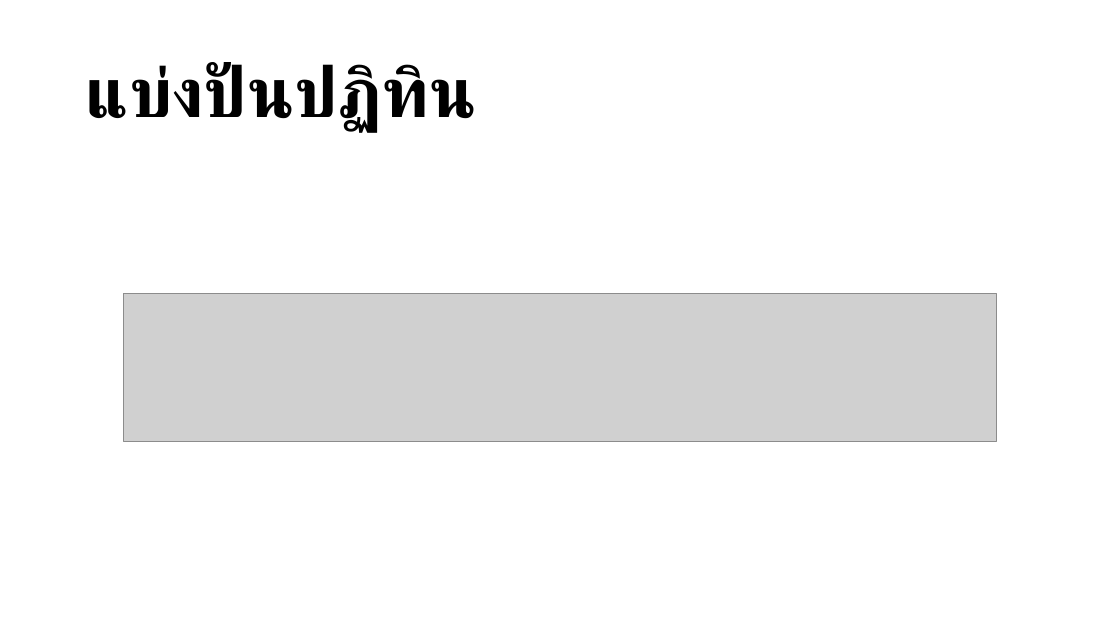
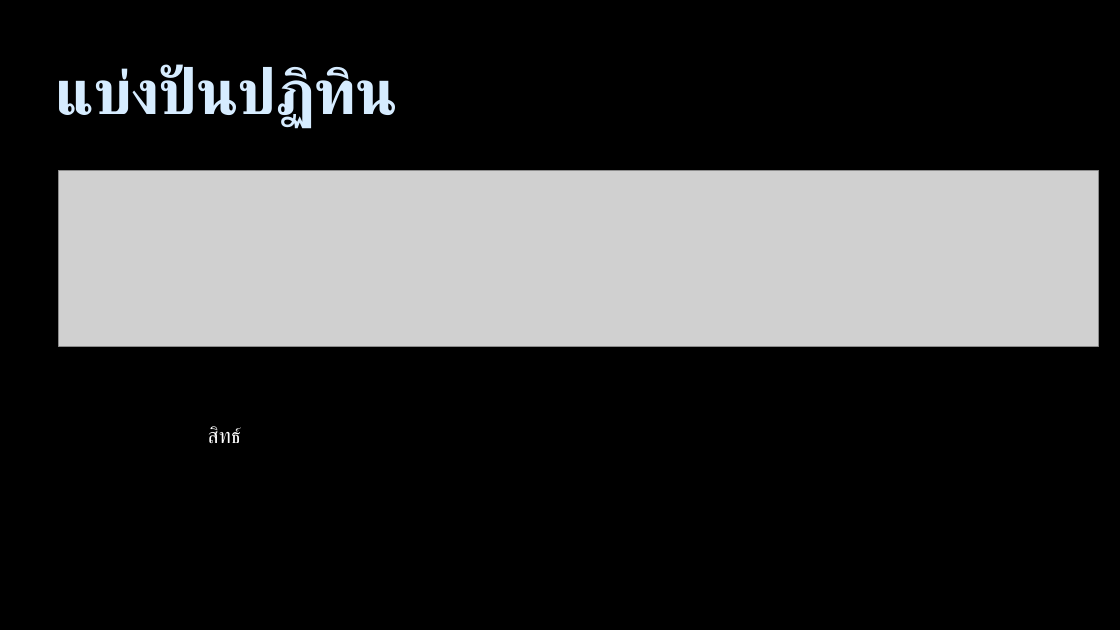
Before and after one commit to bratchasak/gcalendar, a slide deck: slide 17 of Google Calendar.pptx (slide 16 before the commit). Drawn at 1120x630 pixels with LibreOffice and Linux fonts; fonts in the diff are those of the drawing; grey boxes stand for pictures. Boxes give left, top, right and bottom in pixels: in the first picture for what was removed or moved away, otherwise in the second. Text is boxed around its words. In the diff, an @@ line names an element or a change of style, - is before the commit and + after.

```diff
--- a/Google Calendar.pptx
+++ b/Google Calendar.pptx
@@ background #FFFFFF to #000000 @@
@@ title "แบ่งปันปฏิทิน": place and size @@
-title "แบ่งปันปฏิทิน" at bbox=[85, 62, 476, 133]
+title "แบ่งปันปฏิทิน" at bbox=[56, 64, 397, 129]
@@ title "แบ่งปันปฏิทิน" at bbox=[56, 64, 397, 129]: size 60 to 54 pt, text colour #000000 to #D6ECFF, letter spacing 0 to -1 pt; line spacing 0.9 to 1; vertical alignment middle to top @@
@@ rectangle added at bbox=[27, 62, 28, 96], fill #000000 @@
@@ rectangle added at bbox=[30, 62, 31, 96], fill #000000 @@
@@ rectangle added at bbox=[33, 62, 36, 96], fill #000000 @@
@@ picture: place and size @@
-picture at bbox=[124, 294, 996, 442]
+picture at bbox=[59, 171, 1098, 347]
@@ text added at bbox=[208, 426, 241, 443], 18 pt, text #FFFFFF @@
+สิทธ์
```
Also in this commit, not shown: 21 other slides changed, 2 slides added, 1 slide removed, 1 other file.
